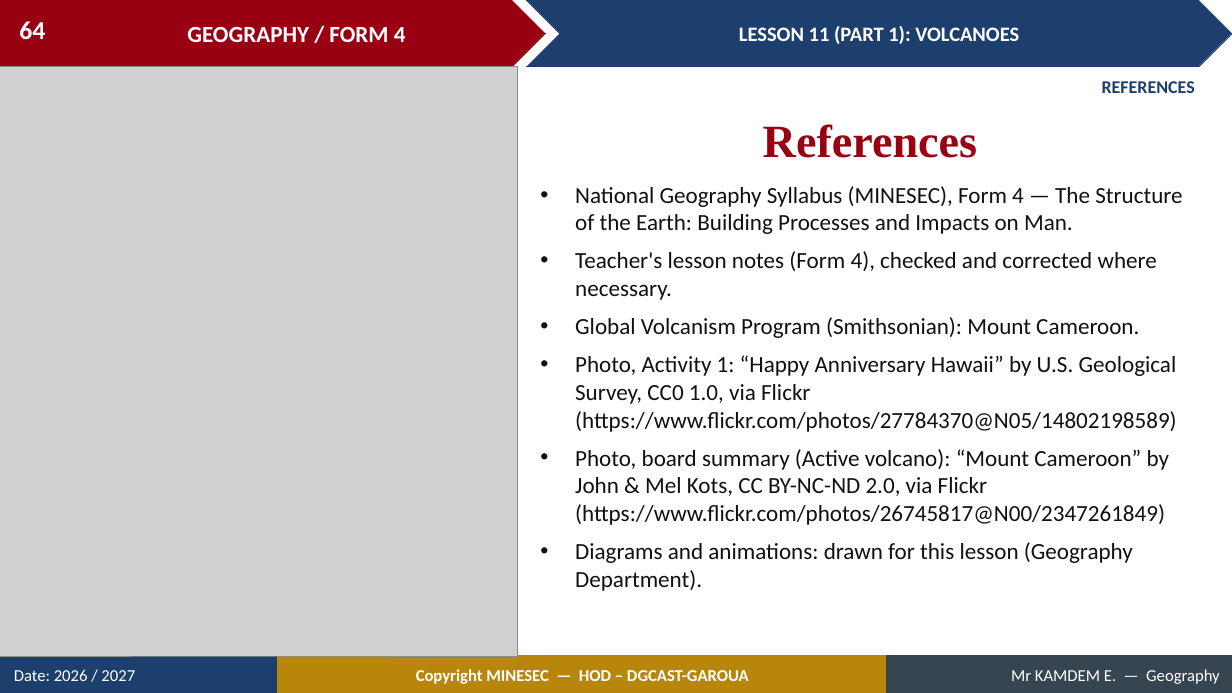
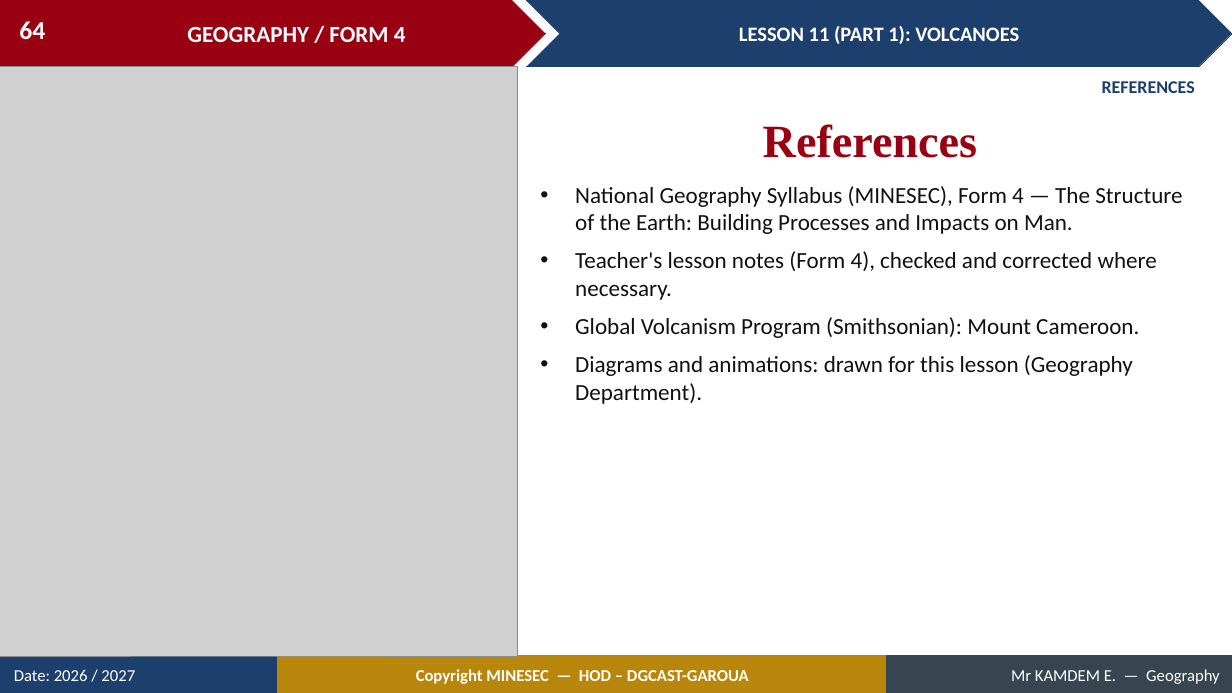
Before and after one commit to Berthautk/linea-github, a slide deck: slide 64 of lecons/F3/14_FORM4_LESSON11_Volcanoes.pptx. Drawn at 1232x693 pixels with LibreOffice and Linux fonts; fonts in the diff are those of the drawing; grey boxes stand for pictures. Boxes give left, top, right and bottom in pixels: in the first picture for what was removed or moved away, otherwise in the second. Text is boxed around its words. In the diff, an @@ line names an element or a change of style, - is before the commit and + after.

```diff
--- a/lecons/F3/14_FORM4_LESSON11_Volcanoes.pptx
+++ b/lecons/F3/14_FORM4_LESSON11_Volcanoes.pptx
@@ text at box(575, 355, 1177, 525): paragraphs removed @@
-• Photo, Activity 1: “Happy Anniversary Hawaii” by U.S. Geological Survey, CC0 1.0, via Flickr (https://www.flickr.com/photos/27784370@N05/14802198589)
-• Photo, board summary (Active volcano): “Mount Cameroon” by John & Mel Kots, CC BY-NC-ND 2.0, via Flickr (https://www.flickr.com/photos/26745817@N00/2347261849)
```
Also in this commit, not shown: 2 other slides changed, 16 other files.
